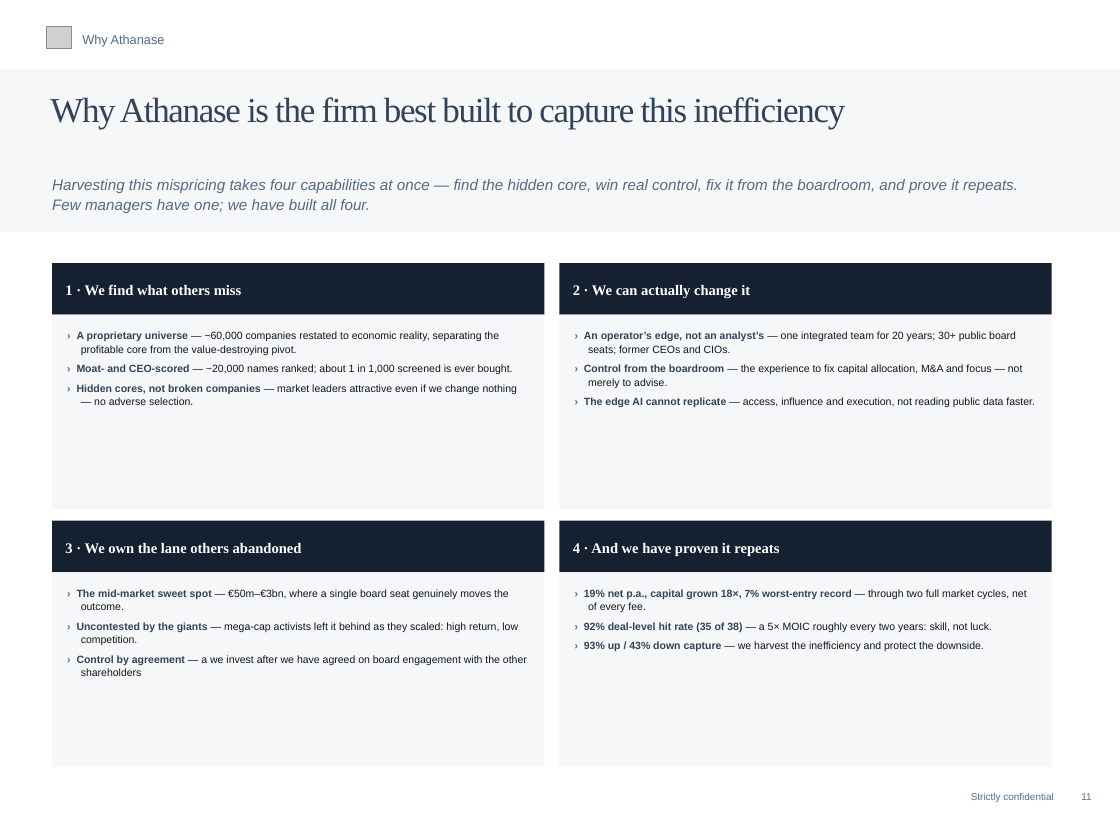
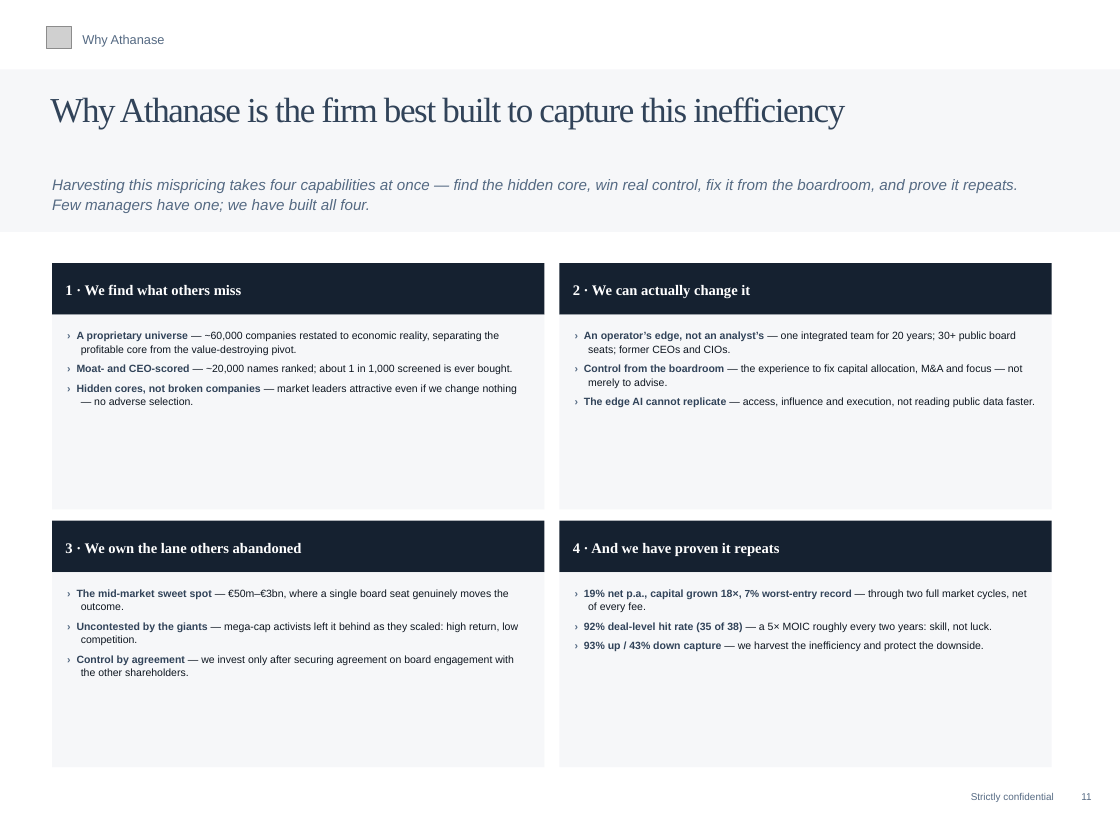
Before and after one commit to charette-lab/Claude, a slide deck: slide 11 of Athanase_Endowment_Pitch_23pp.pptx. Drawn at 1120x840 pixels with LibreOffice and Linux fonts; fonts in the diff are those of the drawing; grey boxes stand for pictures. Boxes give left, top, right and bottom in pixels: in the first picture for what was removed or moved away, otherwise in the second. Text is boxed around its words. In the diff, an @@ line names an element or a change of style, - is before the commit and + after.

```diff
--- a/Athanase_Endowment_Pitch_23pp.pptx
+++ b/Athanase_Endowment_Pitch_23pp.pptx
@@ text at (x1=77, y1=655, x2=514, y2=676): text changed @@
-› Control by agreement — a we invest after we have agreed on board engagement with the other shareholders
+› Control by agreement — we invest only after securing agreement on board engagement with the other shareholders.
```
Also in this commit, not shown: 5 other slides changed.
